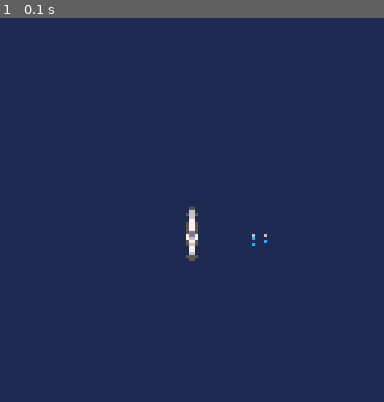
Above: before the commit, frame 1.
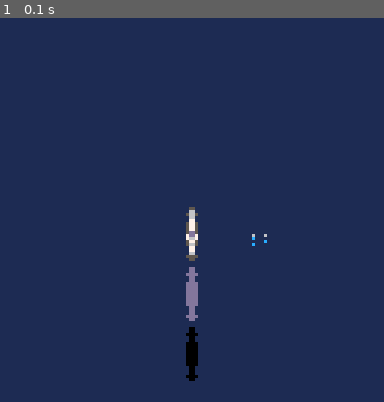
Above: after the commit, the same moment.

Repository: fab-industries/subsim
Game: PICO-8 cartridge subsim.p8
Two runs of this game, one before a commit and one after it. Both use one fixed random seed, a clock stepped at 60 frames per second and the inputs below.
Inputs:
- Up to frame 1 (0.1 s): no input

The runs differ from the first frame. In frame 1, 0.7% of the frame differs, in the area x 48-52%, y 64-95%.

Commit message:
Added effects for diving and submerged sub

Diff:
--- a/subsim.p8
+++ b/subsim.p8
@@ -5,13 +5,24 @@
 -- by fabsh
 
 x=60 y=60
+palt(1, true)
 
 function _update()
 end
 
 function _draw()
 	rectfill(0,0,127,127,1)
+ -- draw sub
 	spr(1,x,y,1,3)
+	-- draw diving sub
+	pal({[5]=13,[6]=13,[7]=13})
+ spr(1,60,80,1,3)
+ pal()
+ -- draw submerged sub
+ pal({[5]=0,[6]=0,[7]=0,[13]=0})
+ spr(1,60,100,1,3)
+ pal()
+ -- draw periscopes
 	spr(2,80,68)
 	spr(3,84,68)
 end
